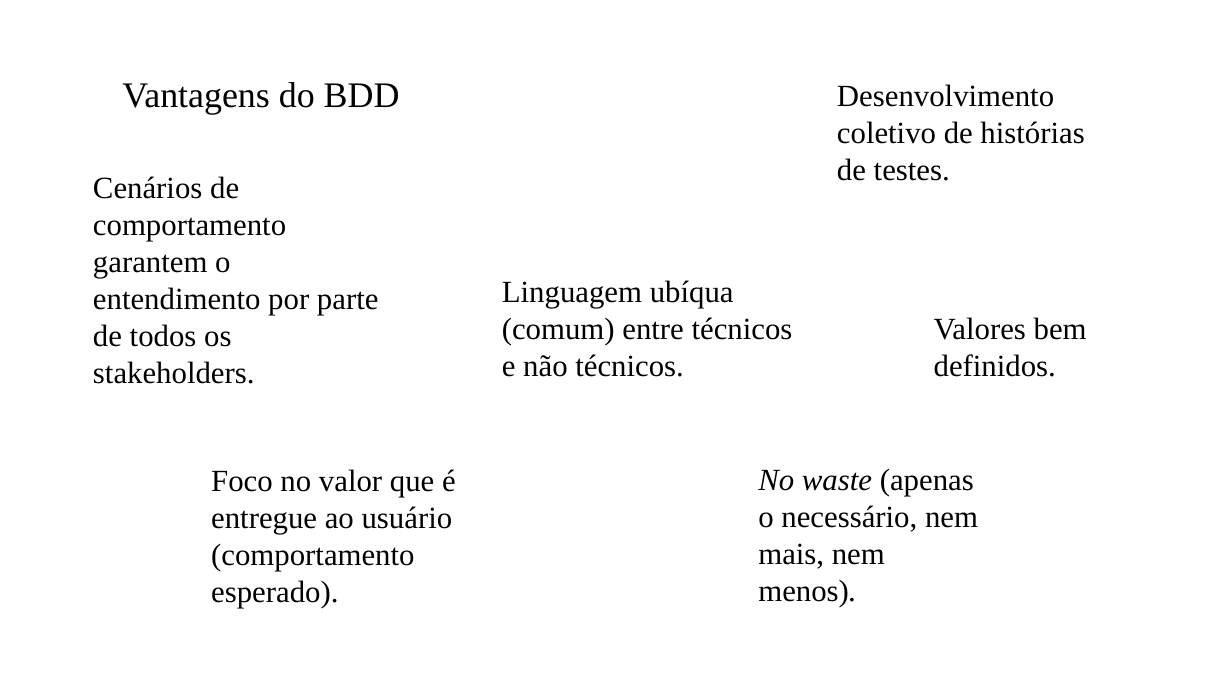
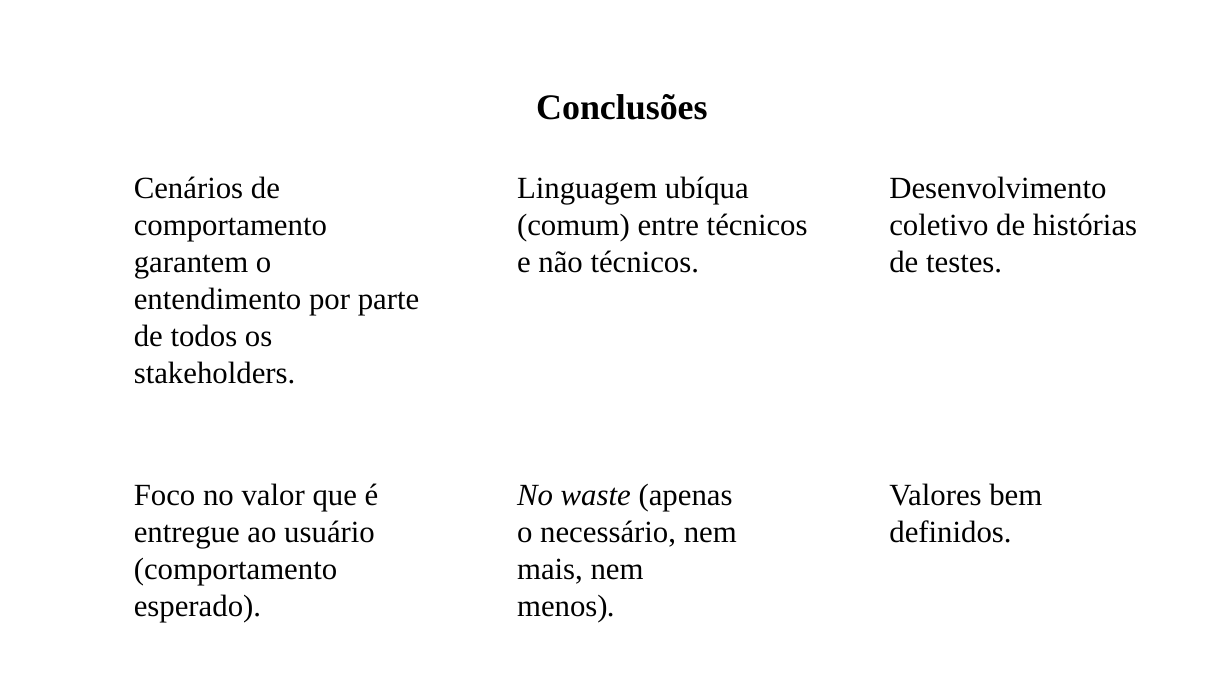
Before and after one commit to feevars/fatec4SEM, a slide deck: slide 8 of 2SEM/IES100 - Engenharia de Software I/BDD - Behavior Driven Development/apresentacao-oficial_BDD.pptx. Drawn at 1232x693 pixels with LibreOffice and Linux fonts; fonts in the diff are those of the drawing. Boxes give left, top, right and bottom in pixels: in the first picture for what was removed or moved away, otherwise in the second. Text is boxed around its words. In the diff, an @@ line names an element or a change of style, - is before the commit and + after.

```diff
--- a/2SEM/IES100 - Engenharia de Software I/BDD - Behavior Driven Development/apresentacao-oficial_BDD.pptx
+++ b/2SEM/IES100 - Engenharia de Software I/BDD - Behavior Driven Development/apresentacao-oficial_BDD.pptx
@@ text removed at [122, 82, 400, 115] @@
-Vantagens do BDD
@@ text added at [536, 94, 707, 120], 28 pt, text #000000, bold @@
+Conclusões
@@ text "Cenários de comportamento garantem o ...": place and size @@
-text "Cenários de comportamento garantem o ..." at [93, 176, 378, 384]
+text "Cenários de comportamento garantem o ..." at [134, 176, 419, 384]
@@ text "Linguagem ubíqua (comum) entre técnicos ...": place and size @@
-text "Linguagem ubíqua (comum) entre técnicos ..." at [502, 280, 793, 377]
+text "Linguagem ubíqua (comum) entre técnicos ..." at [517, 176, 808, 273]
@@ text "Desenvolvimento coletivo de histórias de ...": place and size @@
-text "Desenvolvimento coletivo de histórias de ..." at [837, 84, 1084, 181]
+text "Desenvolvimento coletivo de histórias de ..." at [889, 176, 1137, 273]
@@ text "Foco no valor que é ...": place and size @@
-text "Foco no valor que é ..." at [211, 469, 456, 608]
+text "Foco no valor que é ..." at [134, 483, 379, 622]
@@ text "No waste (apenas o necessário, ...": place and size @@
-text "No waste (apenas o necessário, ..." at [758, 469, 978, 607]
+text "No waste (apenas o necessário, ..." at [517, 484, 737, 622]
@@ text "Valores bem definidos.": place and size @@
-text "Valores bem definidos." at [934, 317, 1087, 377]
+text "Valores bem definidos." at [889, 483, 1042, 543]
```
Also in this commit, not shown: 5 other slides changed, 1 slide added.
